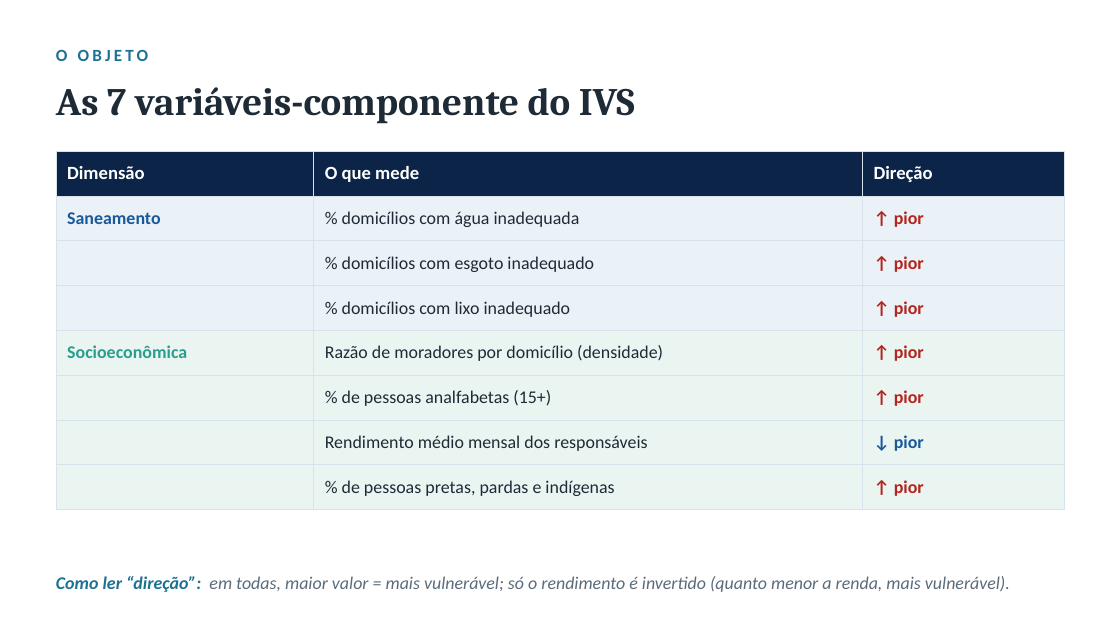
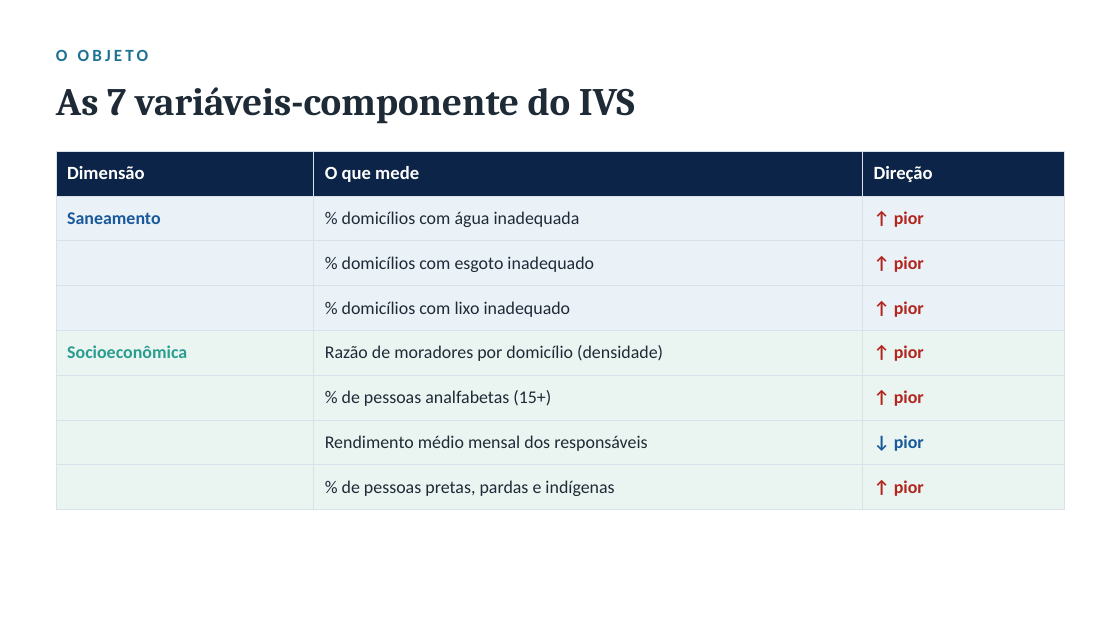
Before and after one commit to pedrinndias/Projeto_IVS_Censo, a slide deck: slide 3 of docs/Apresentacoes_IVS/1_APRESENTAR_Comparativo_EDA_antiga_vs_nova.pptx. Drawn at 1120x630 pixels with LibreOffice and Linux fonts; fonts in the diff are those of the drawing. Boxes give left, top, right and bottom in pixels: in the first picture for what was removed or moved away, otherwise in the second. Text is boxed around its words. In the diff, an @@ line names an element or a change of style, - is before the commit and + after.

```diff
--- a/docs/Apresentacoes_IVS/1_APRESENTAR_Comparativo_EDA_antiga_vs_nova.pptx
+++ b/docs/Apresentacoes_IVS/1_APRESENTAR_Comparativo_EDA_antiga_vs_nova.pptx
@@ text removed at bbox=[56, 576, 1010, 592] @@
-Como ler “direção”: em todas, maior valor = mais vulnerável; só o rendimento é invertido (quanto menor a renda, mais vulnerável).
```
Also in this commit, not shown: 6 other slides changed, 1 other file.
